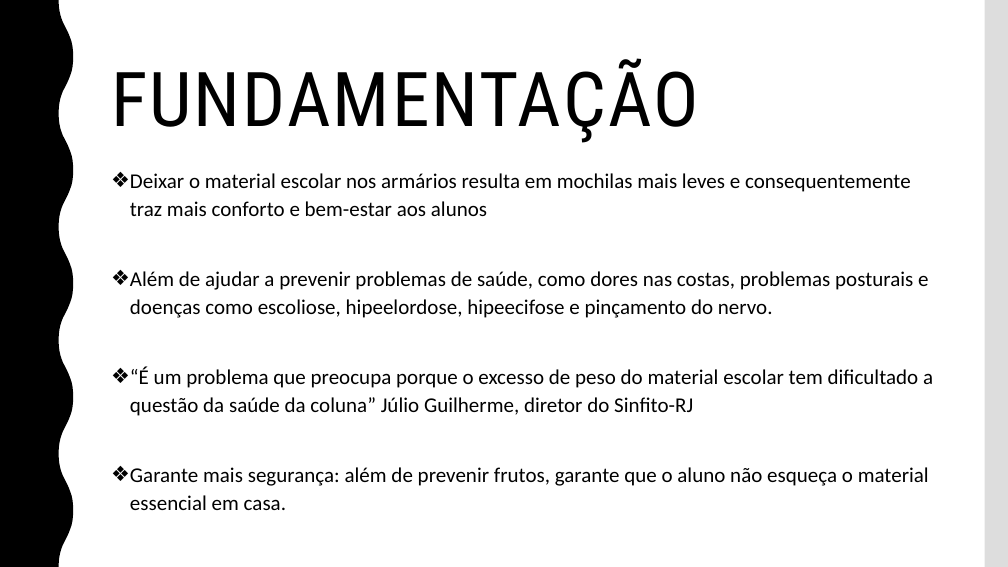
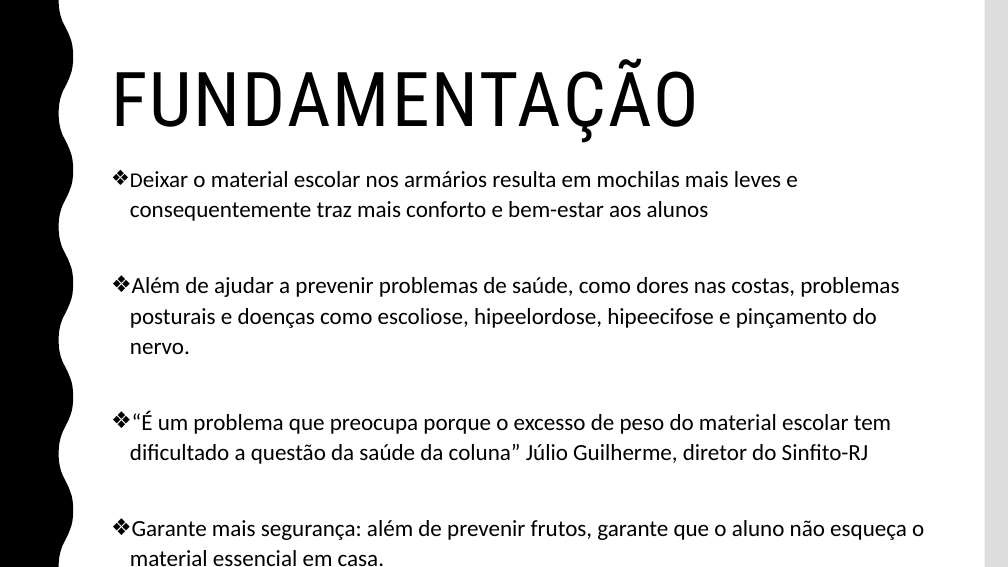
Before and after one commit to lucasdeaquino/TCC-armarios, a slide deck: slide 4 of Ricardo/2 Previaesse.pptx. Drawn at 1008x567 pixels with LibreOffice and Linux fonts; fonts in the diff are those of the drawing; background and template pictures are left out. Boxes give left, top, right and bottom in pixels: in the first picture for what was removed or moved away, otherwise in the second. Text is boxed around its words. In the diff, an @@ line names an element or a change of style, - is before the commit and + after.

```diff
--- a/Ricardo/2 Previaesse.pptx
+++ b/Ricardo/2 Previaesse.pptx
@@ text "Deixar o material escolar nos ..." at bbox=[130, 171, 924, 566]: size 20 to 22 pt @@
```
Also in this commit, not shown: 8 other slides changed, 6 slides added, 3 slides removed, 2 other files.
